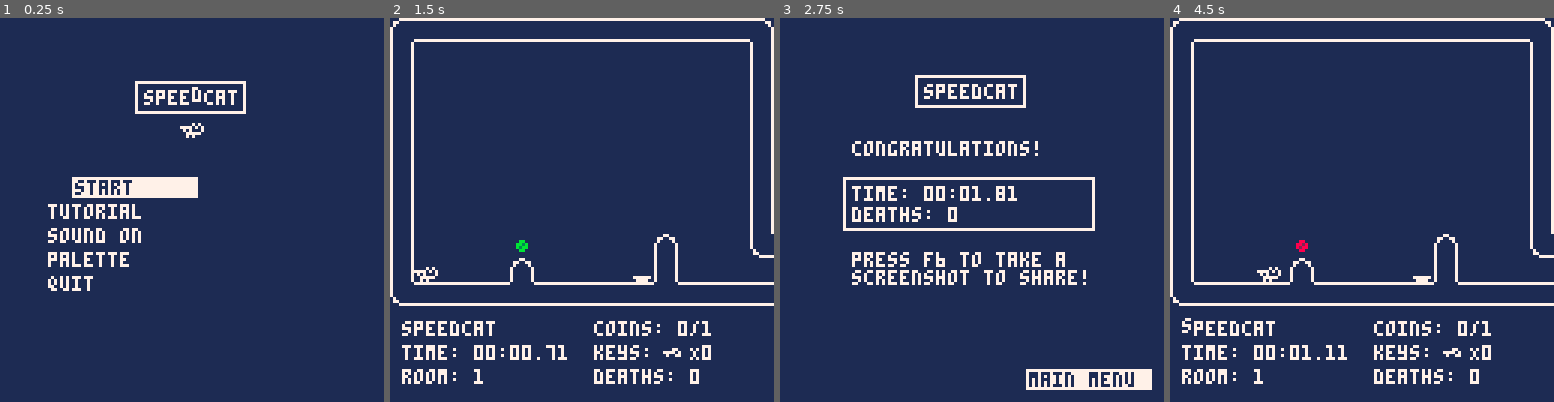
Above: before the commit, frames 1-4 (left to right).
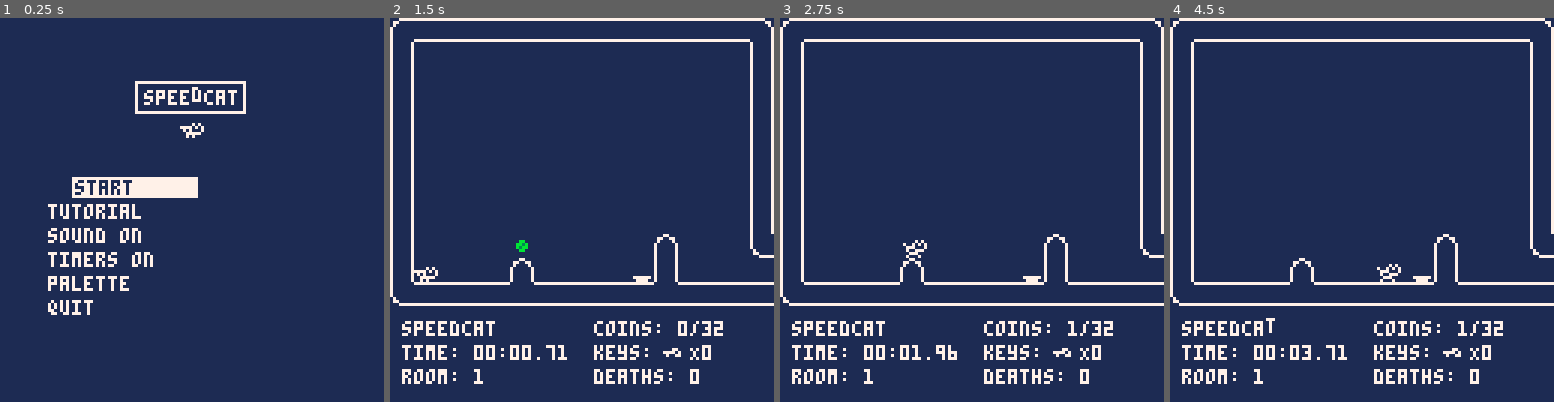
Above: after the commit, the same moments.

Repository: fletchmakes/speedcat
Game: PICO-8 cartridge speedcat.p8
Two runs of this game, one before a commit and one after it. Both use one fixed random seed, a clock stepped at 60 frames per second and the inputs below.
Inputs:
- Up to frame 1 (0.25 s): no input
- Up to frame 2 (1.5 s): tap X (X key) at 0.33, 1.07 s; tap O (Z key) at 0.7 s
- Up to frame 3 (2.75 s): hold Right 1.6-2.1 s; tap O (Z key) at 1.7, 2.1, 2.5 s; tap X (X key) at 1.85 s; hold Up 2.15-2.42 s; hold Right from 2.47 s (still down)
- Up to frame 4 (4.5 s): tap O (Z key) every 0.4 s from 2.9 to 4.1 s; tap X (X key) at 2.97, 4.08 s; release Right at 3.03 s; hold Left 3.08-3.58 s; hold Down 3.63-3.97 s; hold Right from 4.02 s (still down)

The runs differ from the first frame. In frame 1, 1.0% of the frame differs, in the area x 12-40%, y 60-78%; in frame 2, 0.1%; in frame 3, 15%, in the area x 0-100%, y 0-97%; in frame 4, 0.7%.

Commit message:
bgm, sfx, small tweaks to rooms and physics

Diff:
--- a/speedcat.p8
+++ b/speedcat.p8
@@ -17,6 +17,7 @@
 double_double_tick = false
 game_started = false
 muted = false
+timers = true
 background_col = 1
 foreground_col = 7
 deaths = 0
@@ -37,7 +38,7 @@
 anim_frame = 16
 empty_cell = 0
 room_bounds = { x=0, y=0, w=128, h=96}
-total_coins = 1
+total_coins = 32
 
 -->8
 -- lifecycle
@@ -240,6 +241,8 @@
             update_room_up()
             this.pos.y = room_bounds.y + room_bounds.h - this.box.h
             this.pos.x = this.pos.x - this.dx
+            -- give the player a chance to react to the new room
+            this.dy = this.saccel
         end
 
         if (tick) then
@@ -819,6 +822,14 @@
             return
         end
 
+        -- if the trigger is a timer AND the timer setting is turned off, just always make this block active
+        if (this.trigger.type == 'timer') and (timers == false) then
+            -- switching state to on (started off)
+            this.spritenum = 50
+            this.collideable = true
+            return
+        end
+
         if (this.trigger.activated and this.default_on) then
             -- switching state to off (started on)
             this.spritenum = 49
@@ -847,7 +858,7 @@
     return block
 end
 
-function new_crate(x, y)
+function new_crate(x, y, cell)
     local crate = {}
     -- movement
     crate.pos = { x=x, y=y }
@@ -862,7 +873,7 @@
     crate.minvvel = -3.5
     crate.saccel = -2.2
     -- animation
-    crate.spritenum = 48
+    crate.spritenum = cell
     -- collisions
     crate.collideable = true
     crate.type = 'crate'
@@ -1102,7 +1113,7 @@
     main_menu.basex = 16
     main_menu.basey = 54
     -- option strings
-    main_menu.options = { "start", "tutorial", "sound on", "palette", "quit" }
+    main_menu.options = { "start", "tutorial", "sound on", "timers on", "palette", "quit" }
     -- option objects
     main_menu.opts = {}
     main_menu.selection = nil
@@ -1485,6 +1496,16 @@
             end
         end
 
+        if (this.message == "timers on") or (this.message == "timers off") then
+            if (this.message == "timers on") then
+                timers = false
+                this.message = "timers off"
+            else
+                timers = true
+                this.message = "timers on"
+            end
+        end
+
         if (this.message == "palette") then
             change_background()
         end
@@ -1496,7 +1517,7 @@
 
         if (this.message == "back") then
             delete_all_objects()
-            local menu = init_main_menu()
+            local menu = init_main_m enu()
             add(objects, menu)
         end
 
@@ -1709,8 +1730,8 @@
                 add(switchable, obj)
             elseif (cell == 52 or cell == 53) then -- door
                 obj = new_door(pos.x, pos.y, cell)
-            elseif (cell == 48) then -- crate
-                obj = new_crate(pos.x, pos.y)
+            elseif (cell == 48 or cell == 11) then -- crate
+                obj = new_crate(pos.x, pos.y, cell)
             elseif (cell == 37) then -- teleporter
                 obj = new_teleporter(pos.x, pos.y)
                 if (teleporter == nil) then
@@ -1863,6 +1884,7 @@
     num_keys = 0
     num_coins = 0
     respawn()
+    if (not muted) then music(1) end
 end
 
 function print_title(x, y)
@@ -2149,47 +2171,56 @@
 
 __map__
 4054545454545454545454545454544240545454545454545454545454545442405454545454545454545454545454424054545454545454545454545454544240545454545454545454545454545442405454545454545454545454545454424054545454545454545454545454544240545454545454545454545454545442
-6400000000000000000000000000006464360000000000000000000000000064640000000000000000000000000000606225000000000000000000000000006464360000000000000000000000000060620000000000000000000000000000646400000000000000000000000000006464000000000000000000000000000064
-6400000000000000000000000000006464000000000000000000000000000064640000000000000000000000000000000000000000000000000000000000006464000000000000000000000000000000000000000000000000000000000000646400000000000000000000000000006464000000000000000000000000000064
-6400000000000000000000000000006464000000000000000000000000000064640100000000000000000000000043414144000000000000000000000000006464000000250000000000000000004041414400000000000000000000000000646400000000000000000000000000006464000000000000000000000000000064
+6400000000000000000000000000006464360000000000000000000000000064640000000000000000000000000000606225000000000000000000000000006464360000000000000000000000005160622500000000000000000000000000606200000000000000000000000000006464000000000000000000000000000064
+6400000000000000000000000000006464000000000000000000000000000064640000000000000000000000000001000000000000000000000000000000006464000000000000000000000000005100002000000000000000000000000000000000000000000000000000000000006464000000000000000000000000000064
+6400000000000000000000000000006464000000000000000000000000000064640000000000000000000000000043414144000000000000000000000000006464000000250000000000000000004041415454440000003131313100000043414144000000000000000000000000006464000000000000000000000000000064
 6400000000000000000000000000006464000000000000000000000000000060615442000000000000000000000000646400000000000000000000000000006062000000000000000000000000075052640000000000000000000000000000646400000000000000000000000000006464000000000000000000000000000064
-6400000000000000000000000000006464000000000000000000000000000000000060440000000000000000000000646400000000434400000000000000000000000000000000000031313166546152640000000000000000000000000000646400000000000000000000000000006464000000000000000000000000000064
-6400000000000000000000000000006464000000000000000000000000000100000030200000530000000000000000646400000000000000434400000020004041440000650032323200000000000064640000000000000000000000000000646400000000000000000000000000006464000000000000000000000000000064
-6400000000000000000000000000006464000000000000000000000000004341415454415454620000434400000033646400000000000000000000004067326464000000000000000000000000000064640000000000000000000000000000646400000000000000000000000000006464000000000000000000000000000064
-6400000000000000000000000000006464000000000000000000006500000064640000640000000000000000000040526400000000000000000000076400006464000000000000000000000001000064640000000000000000000000000000646400000000000000000000000000006464000000000000000000000000000064
-6400000000010000000000530000006062000000000000003100000000000064640000570000000000000000004000525054546700000000004054545600006464000000000000000000003232000064640000000000000000000000000000646400000000000000000000000000006464000000000000000000000000000064
-6420000000530000000007640000000000200000005321212121212121212164640000350053000000000000400000526412003500000000076425003200016464250000002000000000212121212164640000000000000000000000000000646400000000000000000000000000006464000000000000000000000000000064
+6400000000000000000000000000006464000000000000000000000000000000000060440000000000000000000000646400000000434400000000000000000000000000000000000031310066546152640000000000004054545454545454526400000000000000000000000000006464000000000000000000000000000064
+6400000000000000000000000000006464000000000000000000000000000100000030200000530000000000000000646400000000000000434400000020004041440000650032323200000000000064640000000000006400000000000000646400000000000000000000000000006464000000000000000000000000000064
+6400000000000000000000000000006464000000000000000000000000004341415454415454620000434400000033646400000000000000000000004067326464000000000000000000000000000064640000000000006400000000000000646400000000000000000000000000006464000000000000000000000000000064
+6400000000000000000000000000006464000000000000000000006500000064640000640000000000000000000040526400000000000000000000076400006464000000000000000000000001000064505442000000006400000000000000646400000000000000000000000000006464000000000000000000000000000064
+64000000000100000000005300000060620000000000000031000000000000646400005700000000000000000040005250545467000000000040545456000064640000000000000000000032320000646400572500000057000000000000006464000000000b0b0b0b0b0b0b0000006464000000000000000000000000000064
+6420000000530000000007640000000000200000005321212121212121212164640000350053000000000000400000526412003500000000076425003200016464250000002000000000212121212164641235000000003200000000000001646400000000212121212121210000006464000000000000000000000000000064
 6054545454615454545454615454545454545454546154545454545454545462640040545461545454545454616161626054545454545454546154545454546260545454545442000040545454545461615454545454545454545454545454626054545454545454545454545454546260545454545454545454545454545462
 0000000000000000000000000000000000000000000000000000000000000000000000000000000000000000000000000000000000000000000000000000000000000000000000000000000000000000000000000000000000000000000000000000000000000000000000000000000000000000000000000000000000000000
 0000000000000000000000000000000000000000000000000000000000000000000000000000000000000000000000000000000000000000000000000000000000000000000000000000000000000000000000000000000000000000000000000000000000000000000000000000000000000000000000000000000000000000
 0000000000000000000000000000000000000000000000000000000000000000000000000000000000000000000000000000000000000000000000000000000000000000000000000000000000000000000000000000000000000000000000000000000000000000000000000000000000000000000000000000000000000000
 0000000000000000000000000000000000000000000000000000000000000000000000000000000000000000000000000000000000000000000000000000000000000000000000000000000000000000000000000000000000000000000000000000000000000000000000000000000000000000000000000000000000000000
-4054545454545454545454545454544240545454545454545454545454545442640060545454545454545454545454424054545454545454545454545454544240545454545452323260545454545442405454545454545454545454545454424054545454545454545454545454544240545454545454545454545454545442
+4054545454545454545454545454544240545454545454545454545454545442640060545454545454545454545454424054545454545454545454545454544240545454545452000060545454545442405454545454545454545454545454424054545454545454545454545454544240545454545454545454545454545442
 6400300030000000000000000000006464360000000000000000000000000064640000000000000000000000000024646400000000000000000000000000006464000000000064070000000000002564640000000000000000000000000000646400000000000000000000000000006464000000000000000000000000000064
 6400320032000000000000000000006062000000000000000000000000000064642000000000000000000000000024646400000000000000000000000000006464000000000060545454545454545452640000000000000000000000000000646400000000000000000000000000006464000000000000000000000000000064
-6400000000000000000000000000002000000000000000000000000043545452504142000053000053000053000024646400000000000000000000000000006464000000000000000000000000000064640000000000000000000000000000646400000000000000000000000000006464000000000000000000000000000064
-6401000000000000000000000000004041440000000100000000000032000064500052212164212164212164000024646400010000000000000000000000256464000000000000000000000000000064640000000000000000000000000000646400000000000000000000000000006464000000000000000000000000000064
-5042000000000000000043440000006464000000435444000000000032003364500000545461545461545456000024556154440000650000000000665454546162000000000000001200000000002564640000000000000000000000000000646400000000000000000000000000006464000000000000000000000000000064
-5052212121214042000000000007006464000000000000000032320043545452500052000000000000000000000000000020000000000000070000340000000000200000435454545454545454545452640000000000000000000000000000646400000000000000000000000000006464000000000000000000000000000064
-5061545454546156000000004341415264000000000000434400000000000060616152000000000000000000435454414154545454545454545454545454544141420000000000000000000000000064640000000000000000000000000000646400000000000000000000000000006464000000000000000000000000000064
-6400002200000022000000000050615264000000003232000000000000000020000063000000000000006500320000646400000000000000000000000000006450520700000000000000000000000164640000000000000000000000000000646400000000000000000000000000006464000000000000000000000000000064
-6405000000000000000007000057006464000043440000000000000000004041420030000000000065000000320000646425000000000000000000000000006450004142000000000000000000665452640000000000000000000000000000646400000000000000000000000000006464000000000000000000000000000064
-5041414142004041414146000034006464070000000000000000000000400052640540414142000000000000320001646407000000000000000000000000336450000000420000000000000700323364640000000000000000000000000000646400000000000000000000000000006464000000000000000000000000000064
-6061616156215561616161545467006460545454545454545454545454616162605461616161545454545454545454626054545454545454545454545454546260616161615442313140545454545462605454545454545454545454545454626054545454545454545454545454546260545454545454545454545454545462
-…(17 lines of a section not shown)…
+6400000000000000000000000000002000000000000000000000000000000064504142000053000053000053000024646400000000000000000000000000006464000000000000000000000000000064640000000000000000000000000000646400000000000000000000000000006464000000000000000000000000000064
+6401000000000000000000000000004041440000000100000000000000003364500052212164212164212164000024646400010000000000000000000000256464000000000000000000000000000064640000000000000000000000000000646400000000000000000000000000006464000000000000000000000000000064
+5042000000000000000043440000006464000000435444000000000000435452500000545461545461545456000024556154440000650000000000665454546162000000000000001200000000002564640000000000000000000000000000646400000000000000000000000000006464000000000000000000000000000064
+5052212121214042000000000007006464000000000000000032320000000064500052000000000000000000000000000020000000000000070000340000000000200000435454545454545454545452640000000000000000000000000000646400000000000000000000000000006464000000000000000000000000000064
+5061545454546156000000004341415264000000000000434400000000000060616152000000000000000000435454414154545454545454545454545454544141420000000000000000000000310064640000000000000000000000000000646400000000000000000000000000006464000000000000000000000000000064
+6400002200000022000000000050615264000000003232000000000000000020000063000000000000006500320000646400000000000000000000000000006450520700000000000000000000310164640000000000250000000000000000646400000000000000000000000000006464000000000000000000000000000064
+6405000000000000000007000057006464000043440000000000000000004041420030000000000065000000320000646425000000000000000000000000006450004142000000000000000000665452640000250000000000000000000000646400000000000000000000000000006464000000000000000000000000000064
+5041414142004041414146000034006464070000000000000000000000400052640540414142000000000000320001646407000000000000000000000000336450000000420000000000000700323364640000070000212121212121212100646400000000000000000000000000006464000000000000000000000000000064
+6061616156215561616161545467006460545454545454545454545454616162605461616161545454545454545454626054545454545454545454545454546260616161615442000040545454545462605454545454545454545454545454626054545454545454545454545454546260545454545454545454545454545462
+…(26 lines of a section not shown)…
Not shown, changed: 33 lines of the sprite sheet (__gfx__) section of speedcat.p8
Not shown, changed: the music (__music__) section of speedcat.p8
Not shown, changed: the sound effects (__sfx__) section of speedcat.p8
